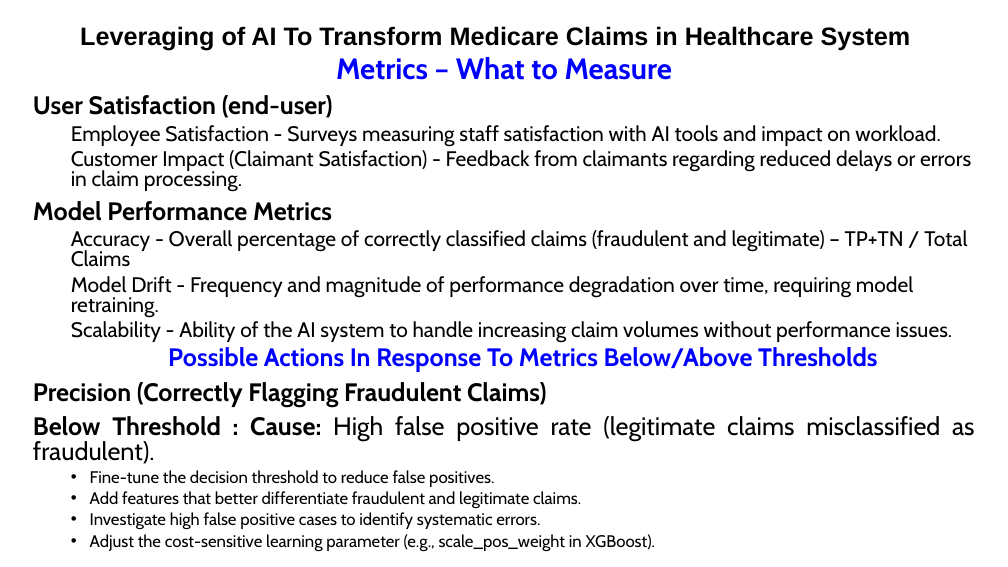
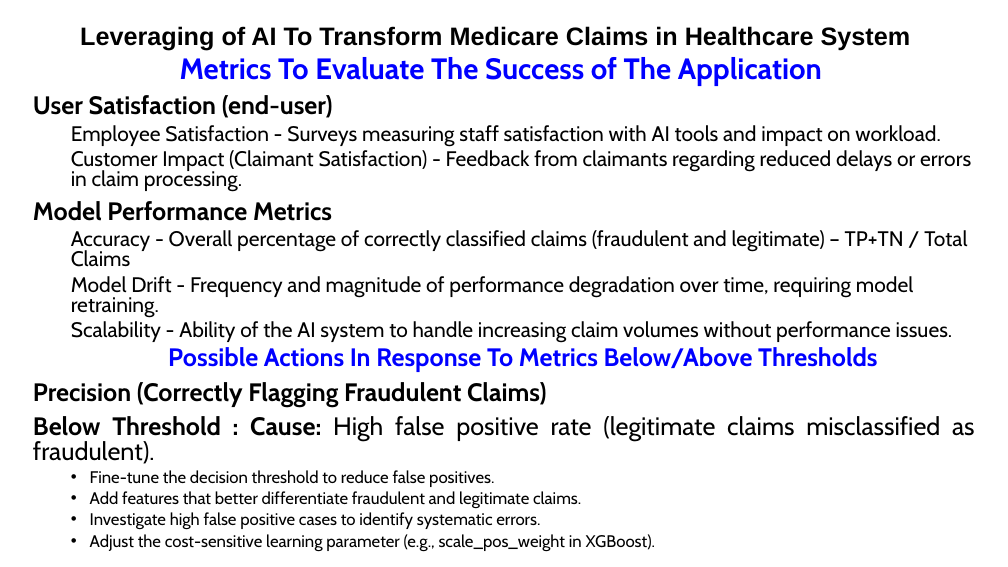
Before and after one commit to Francodo/Leveraging-of-AI-To-Transform-Medicare-Claim-Process-in-Healthcare, a slide deck: slide 6 of Leveraging AI Strategies and Business Applications.pptx. Drawn at 1008x567 pixels with LibreOffice and Linux fonts; fonts in the diff are those of the drawing. Boxes give left, top, right and bottom in pixels: in the first picture for what was removed or moved away, otherwise in the second. Text is boxed around its words. In the diff, an @@ line names an element or a change of style, - is before the commit and + after.

```diff
--- a/Leveraging AI Strategies and Business Applications.pptx
+++ b/Leveraging AI Strategies and Business Applications.pptx
@@ text at bbox=[180, 57, 822, 86]: text changed @@
-Metrics – What to Measure
+Metrics To Evaluate The Success of The Application
```
Also in this commit, not shown: 6 other slides changed.
